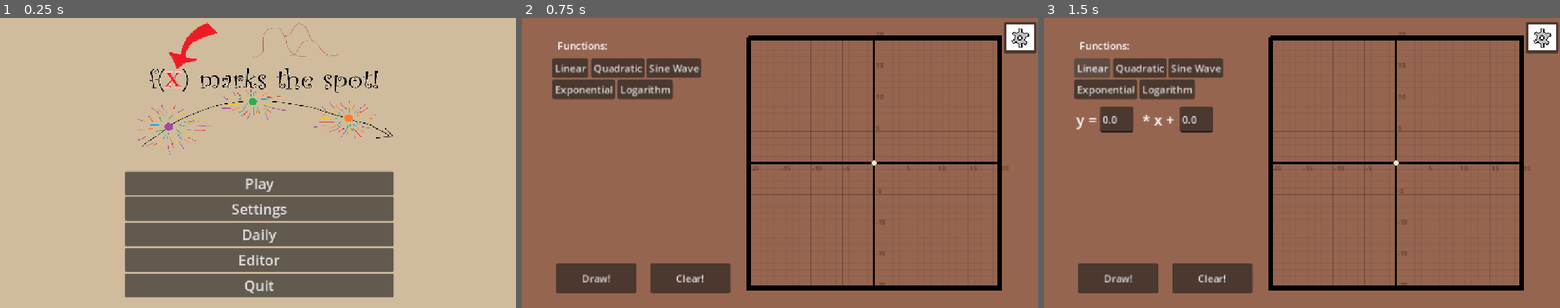
Above: before the commit, frames 1-3 (left to right).
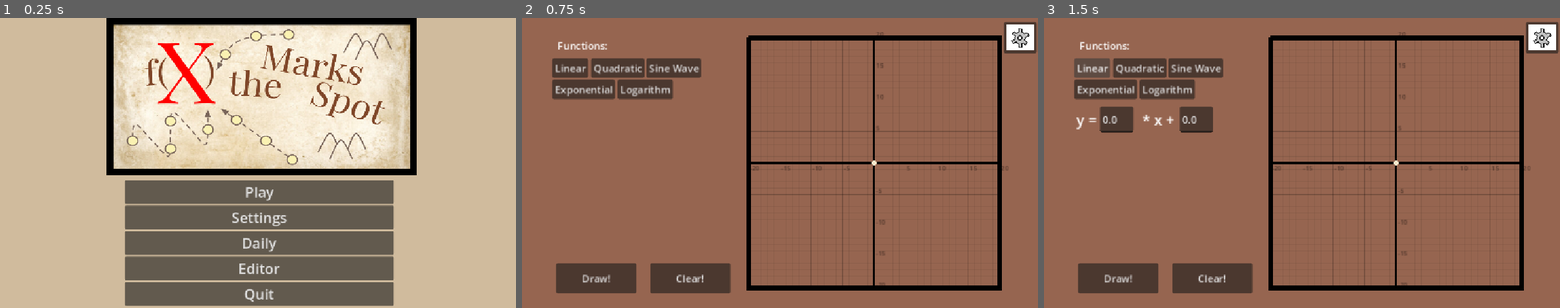
Above: after the commit, the same moments.

Repository: davidchmura75-web/jam_o_lantern
Game: Godot game, scene res://scenes/Menu.tscn
The game is run twice, just before and just after one commit, with the same random seed, the same clock (stepped at 60 frames per second) and the same inputs.
Inputs:
- Up to frame 1 (0.25 s): no input
- Up to frame 2 (0.75 s): click "Play" at 0.5 s
- Up to frame 3 (1.5 s): click "Linear" at 1.25 s

The runs differ from the first frame. In frame 1, 35% of the frame differs, in the area x 20-81%, y 0-100%; in frame 2, nothing differs; in frame 3, nothing differs.

Commit message:
more levels

Diff:
--- a/scenes/Menu.tscn
+++ b/scenes/Menu.tscn
@@ -15,8 +15,10 @@
 [node name="ColorRect" type="ColorRect" parent="." unique_id=803027498]
 z_index = -2
 layout_mode = 0
-offset_right = 1166.0
-offset_bottom = 659.0
+offset_left = -52.0
+offset_top = -53.0
+offset_right = 1232.0
+offset_bottom = 757.0
 color = Color(0.8156863, 0.73333335, 0.6156863, 1)
 
 [node name="VBoxContainer" type="VBoxContainer" parent="." unique_id=2056837882]
@@ -27,7 +29,7 @@
 anchor_right = 0.5
 anchor_bottom = 0.5
 offset_left = -297.0
-offset_top = -15.0
+offset_top = 23.0
 offset_right = 303.0
 offset_bottom = 335.0
 grow_horizontal = 2
@@ -62,10 +64,10 @@
 [node name="TextureRect" type="TextureRect" parent="." unique_id=1114788667]
 z_index = -1
 layout_mode = 0
-offset_left = 171.0
-offset_top = -35.0
-offset_right = 962.0
-offset_bottom = 347.0
+offset_left = 239.0
+offset_top = 1.0
+offset_right = 930.0
+offset_bottom = 352.0
 texture = ExtResource("1_xdvgc")
 expand_mode = 2
 
Not shown, changed: scripts/gameplay_levels.txt
Not shown, changed: scripts/sus.txt
Binary file changed: sprites/what the hail.png
